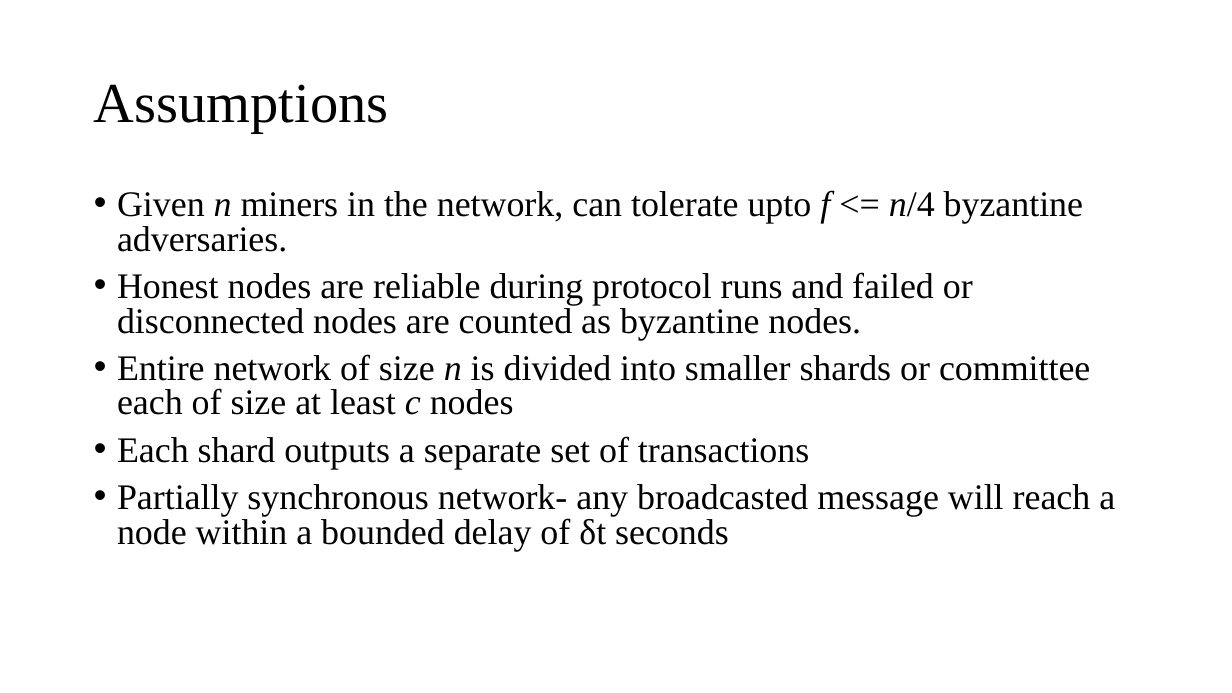
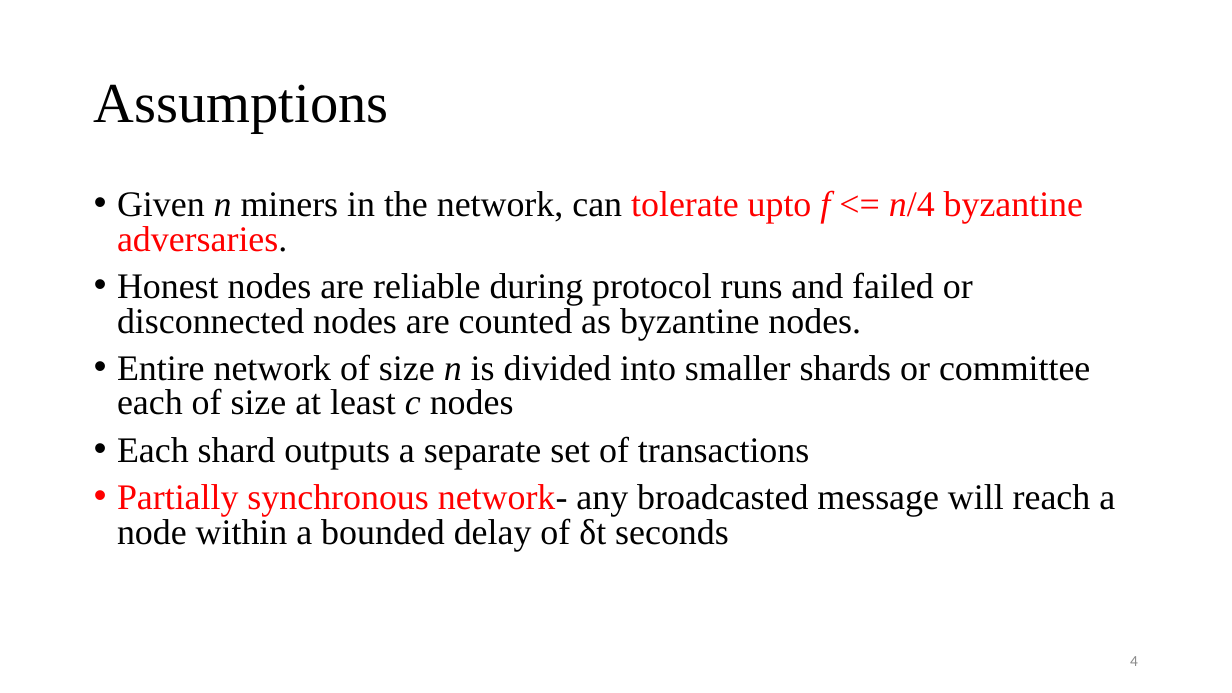
Before and after one commit to Tsajan/2018FallSemPOSTECH, a slide deck: slide 4 of CSED601 Dependable Computing/Sharding.pptx. Drawn at 1232x693 pixels with LibreOffice and Linux fonts; fonts in the diff are those of the drawing. Boxes give left, top, right and bottom in pixels: in the first picture for what was removed or moved away, otherwise in the second. Text is boxed around its words. In the diff, an @@ line names an element or a change of style, - is before the commit and + after.

```diff
--- a/CSED601 Dependable Computing/Sharding.pptx
+++ b/CSED601 Dependable Computing/Sharding.pptx
@@ text at (117,191,1115,551): text colour #000000 to #FF0000 in "tolerate upto f <= n/4 byzantine adversaries.", "Partially synchronous network-" @@
@@ page number added at (1130,656,1138,666), 12 pt, text #8C8C8C @@
+4
```
Also in this commit, not shown: 22 other slides changed, 4 other files.
